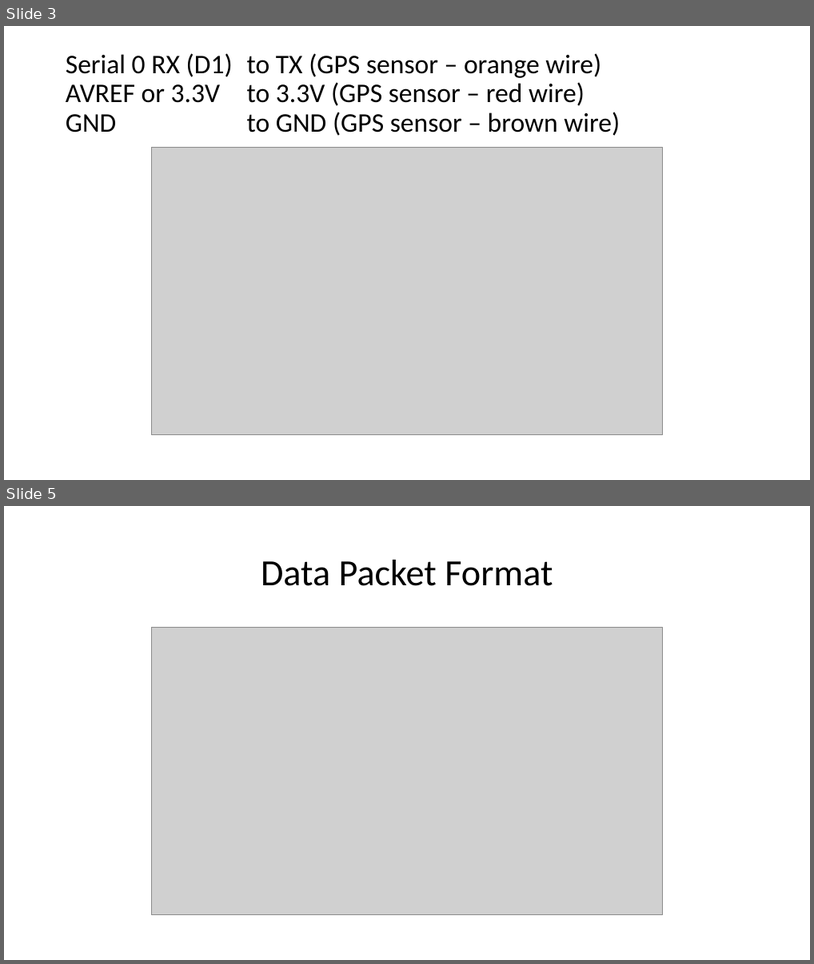
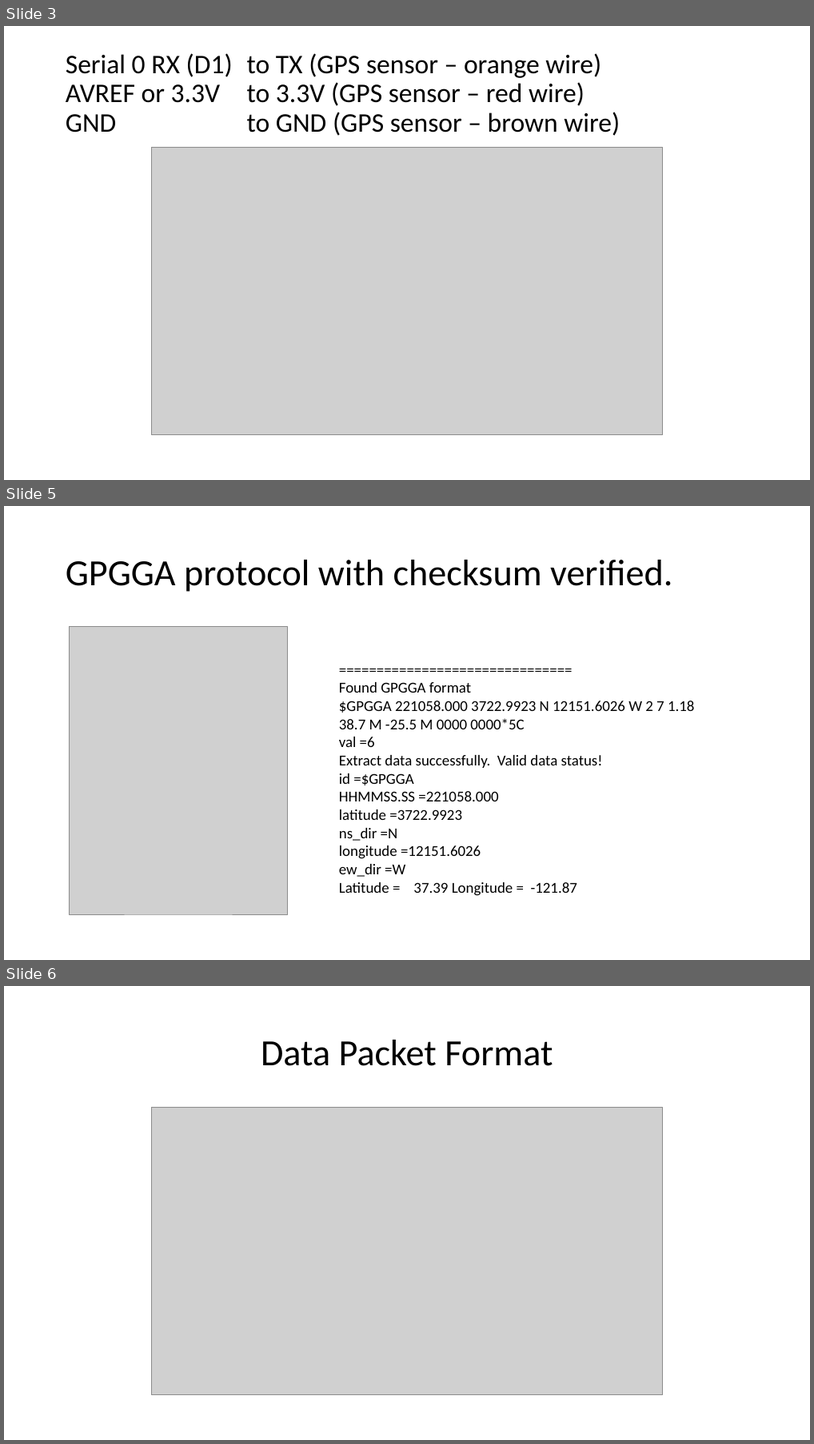
Before and after one commit to mightylastingcode/aecloud2_arduino_cpp_GPS_uart0_header, a slide deck: AE Cloud2 Arduino Digilent GPS UART Header.pptx. Shown one above the other, each under a label of ours: slides 3 and 5 before the commit, slides 3, 5 and 6 after it; the slides between them are not shown. The pictures are 814x964 and 814x1444 pixels, drawn with LibreOffice and Linux fonts; fonts in the diff are those of the drawing; grey boxes stand for pictures. Boxes give left, top, right and bottom in pixels: in the first picture for what was removed or moved away, otherwise in the second. Text is boxed around its words. In the diff, an @@ line names an element or a change of style, - is before the commit and + after.

Commit message:
provide an input value to choose the protocol for the data

```diff
--- a/AE Cloud2 Arduino Digilent GPS UART Header.pptx
+++ b/AE Cloud2 Arduino Digilent GPS UART Header.pptx
@@ slide 5 added at bbox=[4, 506, 810, 960], background #FFFFFF @@
@@ title added at bbox=[66, 560, 673, 592], 44 pt, text #000000 @@
+GPGGA protocol with checksum verified.
@@ picture added at bbox=[70, 626, 288, 914] @@
@@ text added at bbox=[339, 682, 694, 896], 18 pt, text #000000 @@
+===============================
+Found GPGGA format
+$GPGGA 221058.000 3722.9923 N 12151.6026 W 2 7 1.18 38.7 M -25.5 M 0000 0000*5C
+val =6
+Extract data successfully. Valid data status!
+id =$GPGGA
+HHMMSS.SS =221058.000
+latitude =3722.9923
+ns_dir =N
+longitude =12151.6026
+ew_dir =W
+Latitude = 37.39 Longitude = -121.87
@@ what was slide 5 is now slide 6 @@
```
Also in this commit, not shown: 1 slide changed, 1 other slide added, 1 other file.
